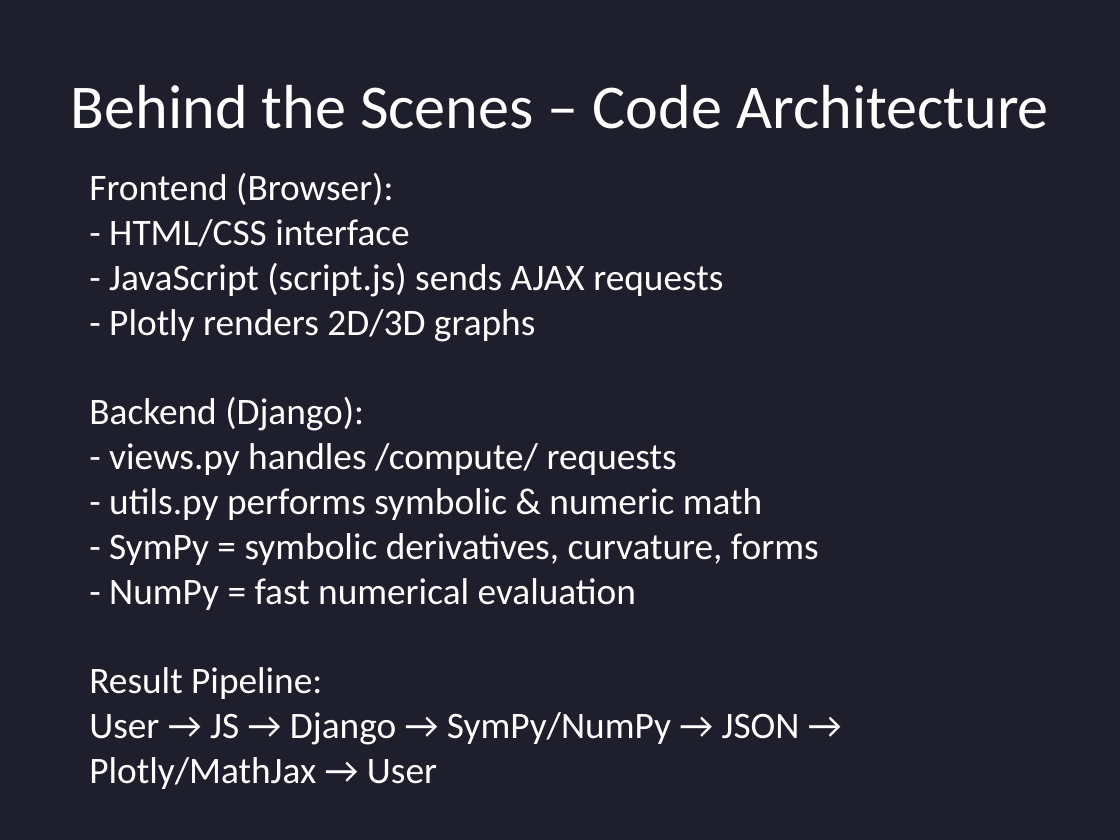
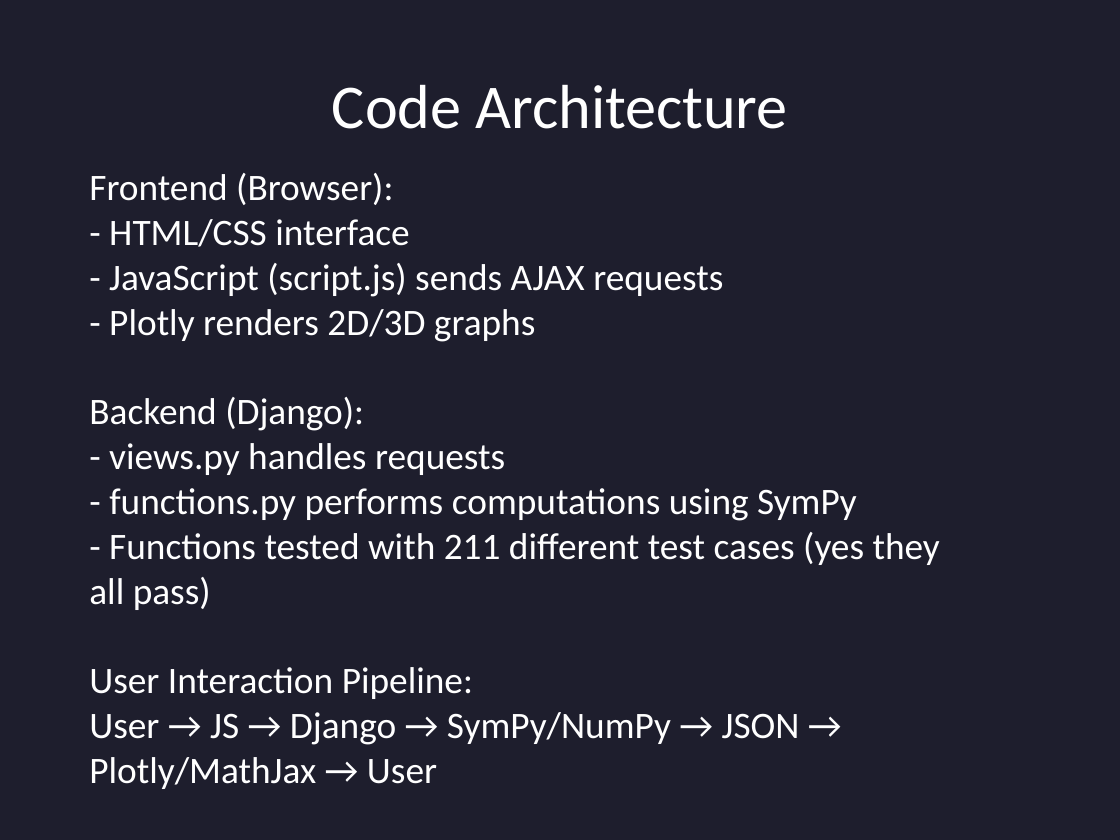
Before and after one commit to Ashwin-180803/MATH348-Project, a slide deck: slide 4 of Final_Curves_and_Surfaces_FullEdition.pptx (slide 17 before the commit). Drawn at 1120x840 pixels with LibreOffice and Linux fonts; fonts in the diff are those of the drawing. Boxes give left, top, right and bottom in pixels: in the first picture for what was removed or moved away, otherwise in the second. Text is boxed around its words. In the diff, an @@ line names an element or a change of style, - is before the commit and + after.

```diff
--- a/Final_Curves_and_Surfaces_FullEdition.pptx
+++ b/Final_Curves_and_Surfaces_FullEdition.pptx
@@ title at (332, 84, 787, 129): text changed @@
-Behind the Scenes – Code Architecture
+Code Architecture
@@ text at (89, 173, 940, 789): text changed @@
-Frontend (Browser):
-- HTML/CSS interface
-- JavaScript (script.js) sends AJAX requests
-- Plotly renders 2D/3D graphs
-Backend (Django):
-- views.py handles /compute/ requests
-- utils.py performs symbolic & numeric math
-- SymPy = symbolic derivatives, curvature, forms
-- NumPy = fast numerical evaluation
-Result Pipeline:
-User → JS → Django → SymPy/NumPy → JSON → Plotly/MathJax → User
+Frontend (Browser):
+- HTML/CSS interface
+- JavaScript (script.js) sends AJAX requests
+- Plotly renders 2D/3D graphs
+Backend (Django):
+- views.py handles requests
+- functions.py performs computations using SymPy
+- Functions tested with 211 different test cases (yes they all pass)
+User Interaction Pipeline:
+User → JS → Django → SymPy/NumPy → JSON → Plotly/MathJax → User
```
Also in this commit, not shown: 5 other slides changed, 1 slide added, 12 slides removed, 3 other files.
